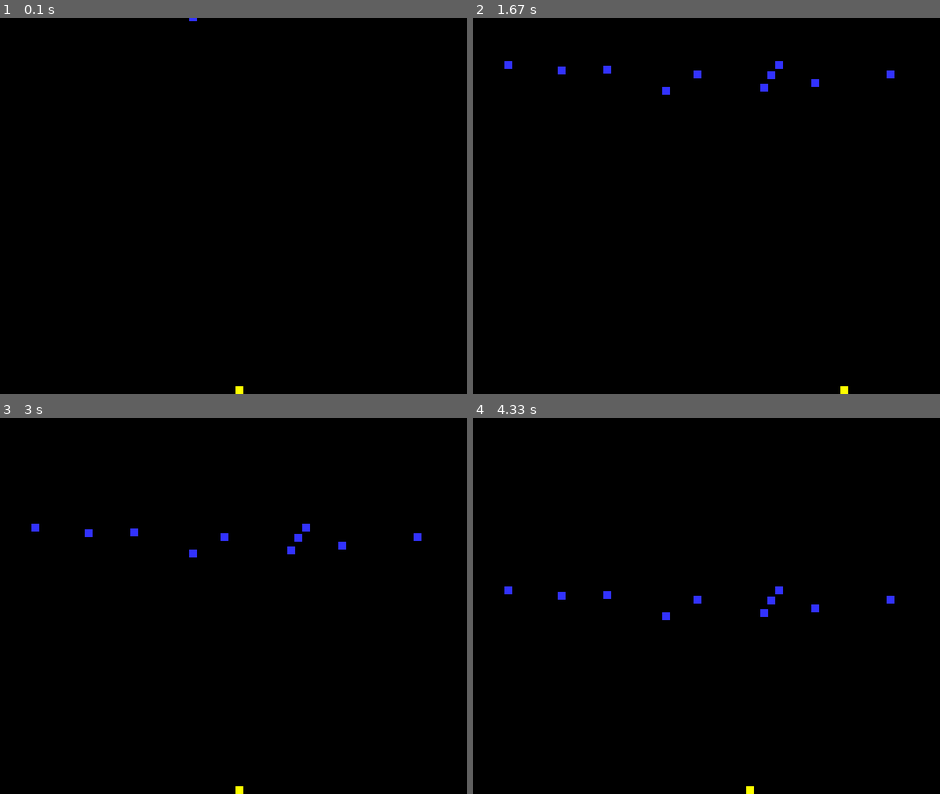
Above: before the commit, frames 1-4 (two rows, left to right).
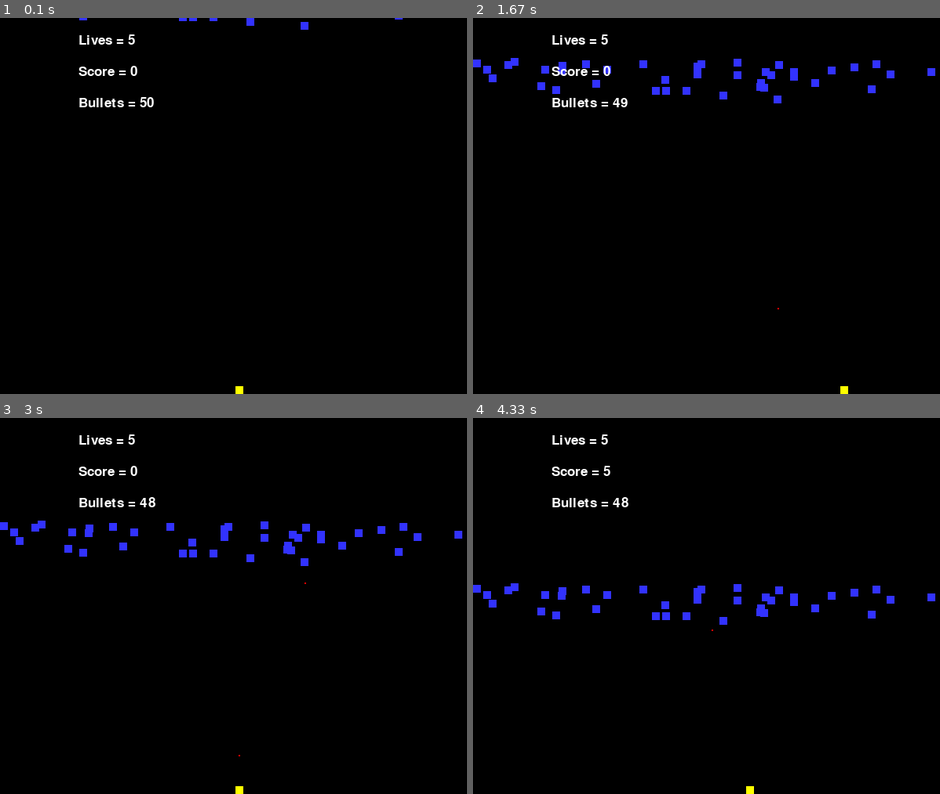
Above: after the commit, the same moments.

Repository: MomoLee1/project.pygame
Game: pygame game, started from invaders_2.py
The game is run twice, just before and just after one commit, with the same random seed, the same clock (stepped at 60 frames per second) and the same inputs.
Inputs:
- Up to frame 1 (0.1 s): no input
- Up to frame 2 (1.67 s): hold Right 0.33-0.8 s; hold Up 0.83-1.13 s; hold Right 1.17-1.63 s
- Up to frame 3 (3 s): hold Left 1.67-2.2 s; hold Left 2.23-2.63 s; hold Up from 2.67 s (still down)
- Up to frame 4 (4.33 s): release Up at 3.03 s; hold Right 3.07-3.7 s; hold Left 3.73-4.2 s; hold Right from 4.23 s (still down)

The runs differ from the first frame. In frame 1, 0.6% of the frame differs, in the area x 16-87%, y 0-24%; in frame 2, 1.5%; in frame 3, 1.5%, in the area x 0-99%, y 4-90%; in frame 4, 1.4%.

Commit message:
pygame work

Diff:
--- a/invaders_2.py
+++ b/invaders_2.py
@@ -7,6 +7,7 @@
 WHITE = (255,255,255)
 BLUE = (50,50,255)
 YELLOW = (255,255,0)
+RED = (255,0,0)
 # -- Initialise PyGame
 pygame.init()
 # -- Blank Screen
@@ -22,6 +23,7 @@
         # Call the sprite constructor
         super().__init__()
         # Create a sprite and fill it with colour
+        # Import image
         self.image = pygame.Surface([width,height])
         self.image.fill(color)
         # Set the position of the sprite
@@ -32,13 +34,17 @@
         self.speed = speed
     # Class update function - runs for each pass through the game loop
     def update(self):
-        self.rect.y = self.rect.y + self.speed
+        if self.rect.y <= 480:
+            self.rect.y = self.rect.y + self.speed
+        else:
+            self.rect.y = 0
+        #endif
  #End Procedure
 #End Class
 
-## -- Define the class snow which is a sprite
+## -- Define the class player which is a sprite
 class Player(pygame.sprite.Sprite):
-    # Define the constructor for snow
+    # Define the constructor for player
     def __init__(self, color, width, height):
         # Call the sprite constructor
         super().__init__()
@@ -51,6 +57,12 @@
         self.rect.y = size[1] - height
         # Set speed of the sprite
         self.speed = 0
+        #add new attribute to Player class - lives
+        self.lives = 5
+        #add new attribute to Player class - bullet_count
+        self.bullet_count = 50
+        #add new attribute to Player class - score
+        self.score = 0
     # Class update function - runs for each pass through the game loop
     def update(self):
         self.rect.x = self.rect.x + self.speed
@@ -59,20 +71,58 @@
 
 #End Class
 
+## -- Define the class snow which is a sprite
+class Bullet(pygame.sprite.Sprite):
+    # Define the constructor for snow
+    def __init__(self, color, x_co, y_co):
+        # Call the sprite constructor
+        super().__init__()
+        #Set size of sprite
+        self.width = 2
+        self.height = 2
+        # Create a sprite and fill it with colour
+        self.image = pygame.Surface([self.width,self.height])
+        self.image.fill(color)
+        # Set the position of the sprite
+        self.rect = self.image.get_rect()
+        self.rect.x = x_co
+        self.rect.y = y_co
+        # Set speed of the sprite
+        self.speed = -2
+    # Class update function - runs for each pass through the game loop
+    def update(self):
+        self.rect.y = self.rect.y + self.speed
+    #End Procedure
+
+
+#End Class
+
 def player_set_speed(val):
-    player.speed = val
-
+    if val > 0:
+        if player.rect.x < 630:
+            player.speed = val
+    elif val < 0:
+        if player.rect.x > 0:
+            player.speed = val
+    else:
+        player.speed = val
+#end procedure
 
 # -- Exit game flag set to false
 done = False
 
+#create font
+font = pygame.font.SysFont(None, 25)
+
 # Create a list of the invaders
 invader_group = pygame.sprite.Group()
+# Create a list of bullets
+bullet_group = pygame.sprite.Group()
 # Create a list of all sprites
 all_sprites_group = pygame.sprite.Group()
 
-# Create the snowflakes
-number_of_invaders = 10 # we are creating 50 snowflakes
+# Create the invaders
+number_of_invaders = 40 # we are creating 50 snowflakes
 for x in range (number_of_invaders):
     my_invader = Invader(BLUE, 10, 10, 1) # snowflakes are white with size 5 by 5 px
     invader_group.add (my_invader) # adds the new snowflake to the group of snowflakes
@@ -82,6 +132,7 @@
 #create object: player
 player = Player(YELLOW, 10, 10)
 all_sprites_group.add(player)
+
 
 # -- Manages how fast screen refreshes
 clock = pygame.time.Clock()
@@ -97,19 +148,43 @@
                 player_set_speed(-3) # speed set to -3
             elif event.key == pygame.K_RIGHT: # - if the right key pressed
                 player_set_speed(3) # speed set to 3
+            elif event.key == pygame.K_UP:
+                player.bullet_count = player.bullet_count - 1
+                my_bullet = Bullet(RED, player.rect.x + 4, 470) # snowflakes are white with size 5 by 5 px
+                bullet_group.add (my_bullet) # adds the new snowflake to the group of snowflakes
+                all_sprites_group.add (my_bullet) # adds it to the group of all Sprites
         elif event.type == pygame.KEYUP: # - a key released
             if event.key == pygame.K_LEFT or event.key == pygame.K_RIGHT:
                 player_set_speed (0) # speed set to 0
     #Next event
     # -- Game logic goes after this comment
-    # -- when invader hits the player add 5 to score.
+    # -- when invader hits the player, player loses one life.
     player_hit_group = pygame.sprite.spritecollide(player, invader_group, True)
+    for foo in player_hit_group:
+        player.lives = player.lives - 1
+    # -- when bullet hits the invader, invader is deleted.
+    bullet_hit_group = pygame.sprite.groupcollide(invader_group, bullet_group, True, True)
+    for count in bullet_hit_group:
+        player.score += 5
 
     all_sprites_group.update()
+    if player.rect.x <= 0:
+        player.speed = 0
+    elif player.rect.x >= 630:
+        player.speed = 0
     # - Screen background is BLACK
     screen.fill (BLACK)
     # -- Draw here
     all_sprites_group.draw (screen)
+        #show lives
+    text = font.render(("Lives = " + str(player.lives)), True, WHITE)
+    screen.blit(text, ( 100, 20 ) )
+        #show score
+    text = font.render(("Score = " + str(player.score)), True, WHITE)
+    screen.blit(text, ( 100, 60 ) )
+        #show bullet count
+    text = font.render(("Bullets = " + str(player.bullet_count)), True, WHITE)
+    screen.blit(text, ( 100, 100 ) )
     # -- flip display to reveal new position of objects
     pygame.display.flip()
     # - The clock ticks over
